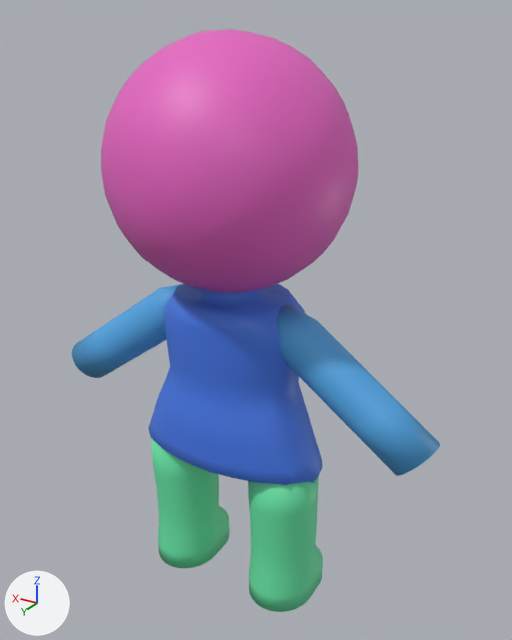
An edit to the glTF model public/assets/lofi-polly.glb, drawn before and after from the same camera.
One viewpoint serves both versions: a 50 mm lens placed at (-3.08, 4.73, 4.49), pointed at (-0.14, -0.16, 2.04). The axes (+X, +Y, +Z) are drawn at lower left. The lights are the same throughout. Vertices at the same position are counted once.

The older version as bpy lines, for what is in view:
```python
mat_material = principled_material('Material')
mat_material.base_color = (0.8, 0.129, 0.54)  # pink #e765c2
me_cylinder_004 = bpy.data.meshes.new('Cylinder.004')
me_cylinder_004.from_pydata(...)  # 2432 vertices, 4840 faces; spans x -1.89..1.89, y -1.0..1.0, z -0.6..4.39
# faces by material slot: [888, 760, 1932, 1260]
me_cylinder_004.materials.append(mat_material_004)  # green #6ae7a8
me_cylinder_004.materials.append(mat_material_003)  # blue #53a9e7
me_cylinder_004.materials.append(mat_material)  # pink #e765c2
me_cylinder_004.materials.append(mat_material_001)  # blue #477ae7
ob_one_body_to_rule_them_all = bpy.data.objects.new('ONE BODY TO RULE THEM ALL', me_cylinder_004)
ob_one_body_to_rule_them_all.location = (0.0, 0.0, 0.0)
```
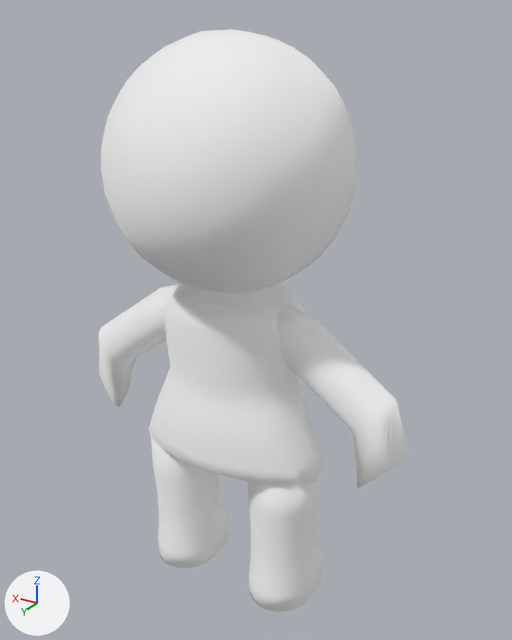
What changed in the scene script:
```text
Change mat_material:
    mat_material.base_color: (0.8, 0.129, 0.54) -> (1.0, 1.0, 1.0)  # pink #e765c2 -> white #ffffff
    mat_material.roughness: 0.5 -> 1.0
    mat_material.metallic: 0.0 -> 1.0
Change me_cylinder_004:
    used by ob_one_body_to_rule_them_all; location = (0.0, 0.0, 0.0)
    remove me_cylinder_004.from_pydata(...)  # 2432 vertices, 4840 faces; spans x -1.89..1.89, y -1.0..1.0, z -0.6..4.39
    add me_cylinder_004.from_pydata(...)  # 2432 vertices, 4840 faces; spans x -1.61..1.67, y -1.0..1.0, z -0.6..4.39
    me_cylinder_004 part 1: 22 vertices moved from x -1.88..-1.2, y -0.21..0.21, z 1.11..1.64 to x -1.61..-1.19, y -0.27..0.2, z 0.86..1.61; 33 vertices removed from x -1.89..-1.19, y -0.2..0.21, z 1.1..1.69; 33 vertices added at x -1.61..-1.19, y -0.25..0.14, z 0.85..1.68
    me_cylinder_004 part 2: 28 vertices moved from x 1.2..1.88, y -0.2..0.21, z 1.13..1.64 to x 1.19..1.64, y -0.27..0.2, z 0.85..1.61; 26 vertices removed from x 1.19..1.89, y -0.21..0.2, z 1.1..1.66; 26 vertices added at x 1.19..1.67, y -0.26..0.14, z 0.85..1.66
    me_cylinder_004 part 3: 436 faces spanning x -0.86..0.86, y -0.48..0.37, z -0.6..0.84 switch from mat_material_004 (green #6ae7a8) to mat_material (white #ffffff)
    me_cylinder_004 part 4: 163 faces spanning x -1.61..1.64, y -0.27..0.21, z 0.85..2.25 switch from mat_material_003 (blue #53a9e7) to mat_material (white #ffffff)
    me_cylinder_004 part 5: 740 faces spanning x -0.89..0.89, y -0.54..0.52, z 0.71..2.84 switch from mat_material_001 (blue #477ae7) to mat_material (white #ffffff)
```

What differs and where, as boxes [x1, y1, x2, y2] in the pictures (512 x 640 px; the box of a moved part takes in the faces that stretch with it):
'ONE BODY TO RULE THEM ALL', recoloured, surface changed, reshaped (16% narrower)
    before: [72, 29, 440, 612]
    after: [99, 29, 409, 612]
part 1 of me_cylinder_004, moved or reshaped
    before: [327, 374, 440, 476]
    after: [326, 377, 409, 489]
part 2 of me_cylinder_004, moved or reshaped
    before: [72, 320, 148, 378]
    after: [99, 317, 148, 407]
part 3 of me_cylinder_004, recoloured (green to white)
    both: [158, 472, 323, 612]
part 4 of me_cylinder_004, recoloured (blue to white)
    both: [155, 299, 296, 349]
part 5 of me_cylinder_004, recoloured (blue to white)
    both: [151, 288, 322, 485]
